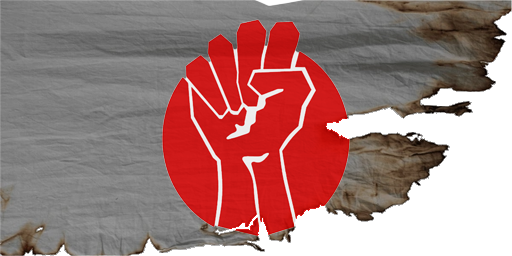
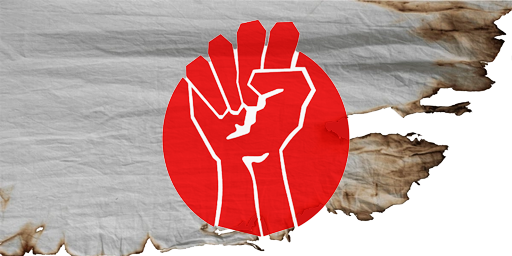
Layered file, before and after one edit (512×256). Changes by layer:
hid group "Group 1" (2 layers) over [0, 0, 512, 256]